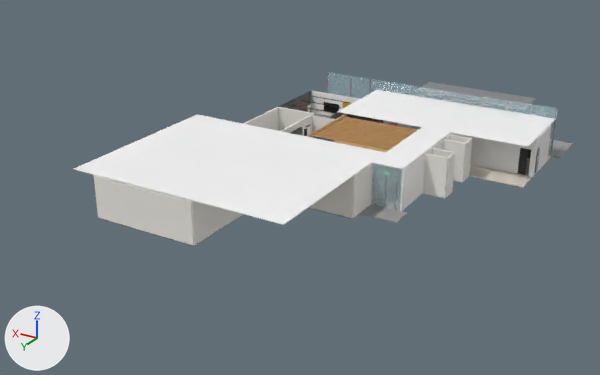
The glTF model client/public/floor_1f.glb: old version first, new version second.
One viewpoint serves both versions: a 50 mm lens placed at (-24.4, 57.6, 25.4), pointed at (6.1, 6.8, 0.0). The lights are fixed; the arrows at lower left show +X, +Y and +Z. The picture after the commit comes second. Where no turn or scale is listed for an object, it has been applied to the vertices. Vertices at exactly the same position are counted once.

Names of what the first picture shows: 'Ceiling_Corridor', 'Ceiling_Lobby', 'Ceiling_Office_Wing', 'ElevHall_North_Wall_3', 'Facade_Glass_East', 'GreenWall_Corridor_West_Wall_5', 'Instructor_Room_Floor', 'Instructor_Room_North_Wall', 'MeetingRoom_Back_Wall', 'MeetingRoom_West_Wall', 'North_Corr_End_Wall', 'North_Corr_West_Wall', 'Restroom_Recess_2_North' and 59 more.
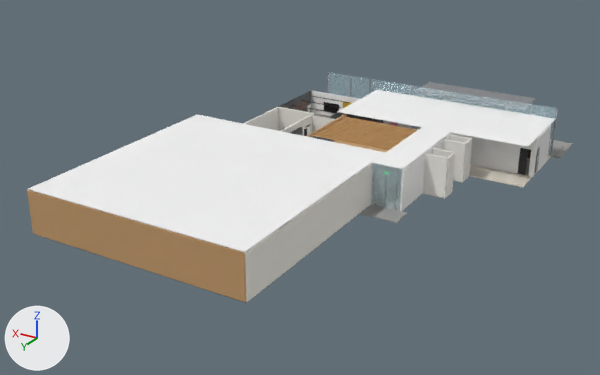
Not visible in the pictures: 'Instructor_Room_Dark_Door_Open', 'Instructor_Room_East_Wall', 'Back_Storage_Floor', 'Practice_Bottom_2_Top', 'Practice_Instructor_Divider'.

Where the newer file only moved an object's origin or applied its transform, the numbers keep the older frame.

Boxes [x1, y1, x2, y2] around the edits, measured in the pictures (600 x 375 px):
'Ceiling_Office_Wing', moved, rescaled (15% wider, 24% taller)
    before: [74, 114, 386, 225]
    after: [28, 114, 386, 252]
'Lecture_Practice_North_Wall', added (orange)
    after: [27, 190, 246, 302]
'Practice_West_Wall', added
    after: [244, 176, 355, 302]
'Instructor_Room_North_Wall', deleted
    before: [94, 175, 166, 237]
'North_Corr_End_Wall', deleted
    before: [163, 194, 194, 245]
'North_Corr_West_Wall', deleted
    before: [191, 201, 243, 245]
'Practice_Room_Floor', added
    after: [125, 233, 293, 303]
'Ceiling_Lecture_Wood_Soffit', added
    after: [29, 190, 121, 217]
'Instructor_Room_Floor', reshaped (not visible afterwards)
    before: [100, 218, 166, 238]
'Lecture_Floor', added
    after: [35, 234, 125, 264]
'MeetingRoom_Back_Wall', unchanged, covered by the edit
    before: [309, 176, 354, 218]

The change, as a list of edits to the scene's bpy script:
```text
Change me_ceiling_office_wing:
    remove me_ceiling_office_wing.from_pydata(...)  # 8 vertices, 12 faces; spans x -8.8..8.8, y -7.2..7.2, z 0.0
    add me_ceiling_office_wing.from_pydata(...)  # 8 vertices, 12 faces; spans x -8.8..8.8, y -7.2..11.4, z 0.0
    me_ceiling_office_wing part 1: the whole mesh is scaled about its middle by (1, 1.29, 1.01), then moved by (0.0, 2.1, 0.0)
Change me_instructor_room_floor:
    remove me_instructor_room_floor.from_pydata(...)  # 8 vertices, 12 faces; spans x -3.1..3.1, y -1.7..1.7, z -0.05..0.05
    add me_instructor_room_floor.from_pydata(...)  # 8 vertices, 12 faces; spans x -12.5..-5.4, y -3.7..0.5, z -0.05..0.05
    me_instructor_room_floor part 2
    me_instructor_room_floor.vertices[0].co: (-3.1, -1.7, -0.05) -> (-12.5, -3.7, -0.05)  # not seen -> pixel (326, 239)
    me_instructor_room_floor.vertices[1].co: (-3.1, -1.7, 0.05) -> (-12.5, -3.7, 0.05)  # not seen -> pixel (326, 238)
    me_instructor_room_floor.vertices[2].co: (-3.1, 1.7, 0.05) -> (-12.5, 0.5, 0.05)  # pixel (166, 237) -> pixel (294, 263)
    me_instructor_room_floor.vertices[3].co: (-3.1, 1.7, -0.05) -> (-12.5, 0.5, -0.05)  # pixel (166, 238) -> pixel (294, 265)
    me_instructor_room_floor.vertices[4].co: (3.1, 1.7, 0.05) -> (-5.4, 0.5, 0.05)  # pixel (98, 217) -> not seen
    me_instructor_room_floor.vertices[5].co: (3.1, 1.7, -0.05) -> (-5.4, 0.5, -0.05)  # pixel (98, 218) -> not seen
    me_instructor_room_floor.vertices[6].co: (3.1, -1.7, 0.05) -> (-5.4, -3.7, 0.05)
    me_instructor_room_floor.vertices[7].co: (3.1, -1.7, -0.05) -> (-5.4, -3.7, -0.05)
Change me_l2_instructor_divider:
    where me_l2_instructor_divider.from_pydata(...)  # 8 vertices, 12 faces; spans x -4.1..4.1, y -0.08..0.08, z -1.6..1.6
    remove me_l2_instructor_divider.materials.append(mat_panel_ivory)  # white #efede6
    add me_l2_instructor_divider.materials.append(mat_wood_panel_oak)  # orange #c39a6b
Remove ob_instructor_room_dark_door_open:
    ob_instructor_room_dark_door_open = bpy.data.objects.new('Instructor_Room_Dark_Door_Open', me_instructor_room_dark_door_open)
Remove ob_instructor_room_east_wall:
    ob_instructor_room_east_wall = bpy.data.objects.new('Instructor_Room_East_Wall', me_instructor_room_east_wall)
Remove ob_instructor_room_north_wall:
    ob_instructor_room_north_wall = bpy.data.objects.new('Instructor_Room_North_Wall', me_instructor_room_north_wall)
Remove ob_north_corr_end_wall:
    ob_north_corr_end_wall = bpy.data.objects.new('North_Corr_End_Wall', me_north_corr_end_wall)
Remove ob_north_corr_west_wall:
    ob_north_corr_west_wall = bpy.data.objects.new('North_Corr_West_Wall', me_north_corr_west_wall)
Add ob_practice_west_wall:
    ob_practice_west_wall = bpy.data.objects.new('Practice_West_Wall', me_practice_west_wall)  # a box spanning x -0.08..0.08, y -6.7..6.7, z -1.6..1.6; in mat_wall_ivory (white #efece4)
    ob_practice_west_wall.location = (0.0, 16.3, 1.6)
Add ob_practice_room_floor:
    ob_practice_room_floor = bpy.data.objects.new('Practice_Room_Floor', me_practice_room_floor)  # a box spanning x -4.7..4.7, y -2.7..2.7, z -0.05..0.05; in mat_vinyl_gray_wood (grey #8d8c8a)
    ob_practice_room_floor.location = (4.7, 20.3, -0.05)
Add ob_practice_instructor_divider:
    ob_practice_instructor_divider = bpy.data.objects.new('Practice_Instructor_Divider', me_practice_instructor_divider)  # a box spanning x -3.55..3.55, y -0.07..0.07, z -1.6..1.6; in mat_panel_ivory (white #efede6)
    ob_practice_instructor_divider.location = (3.55, 17.6, 1.6)
Add ob_practice_bottom_2_top:
    ob_practice_bottom_2_top = bpy.data.objects.new('Practice_Bottom_2_Top', me_practice_bottom_2_top)  # a box spanning x -0.575..0.575, y -0.3..0.3, z -0.37..0.37; in mat_plain_white (white #fafafa)
    ob_practice_bottom_2_top.location = (3.5, 18.6, 0.37)
Add ob_lecture_practice_north_wall:
    ob_lecture_practice_north_wall = bpy.data.objects.new('Lecture_Practice_North_Wall', me_lecture_practice_north_wall)  # a box spanning x -8.8..8.8, y -0.1..0.1, z -1.6..1.6; in mat_wood_panel_oak (orange #c39a6b)
    ob_lecture_practice_north_wall.location = (8.8, 23.0, 1.6)
Add ob_lecture_floor:
    ob_lecture_floor = bpy.data.objects.new('Lecture_Floor', me_lecture_floor)  # a box spanning x -4.1..4.1, y -3.5..3.5, z -0.05..0.05; in mat_vinyl_gray_wood (grey #8d8c8a)
    ob_lecture_floor.location = (13.5, 19.5, -0.05)
Add ob_ceiling_lecture_wood_soffit:
    ob_ceiling_lecture_wood_soffit = bpy.data.objects.new('Ceiling_Lecture_Wood_Soffit', me_ceiling_lecture_wood_soffit)  # a box spanning x -4.1..4.1, y -0.6..0.6, z -0.15..0.15; in mat_wood_panel_oak (orange #c39a6b)
    ob_ceiling_lecture_wood_soffit.location = (13.5, 22.4, 3.05)
Add ob_back_storage_floor:
    ob_back_storage_floor = bpy.data.objects.new('Back_Storage_Floor', me_back_storage_floor)  # a box spanning x -3.55..3.55, y -1.9..1.9, z -0.05..0.05; in mat_vinyl_gray_wood (grey #8d8c8a)
    ob_back_storage_floor.location = (3.55, 11.5, -0.05)
```
